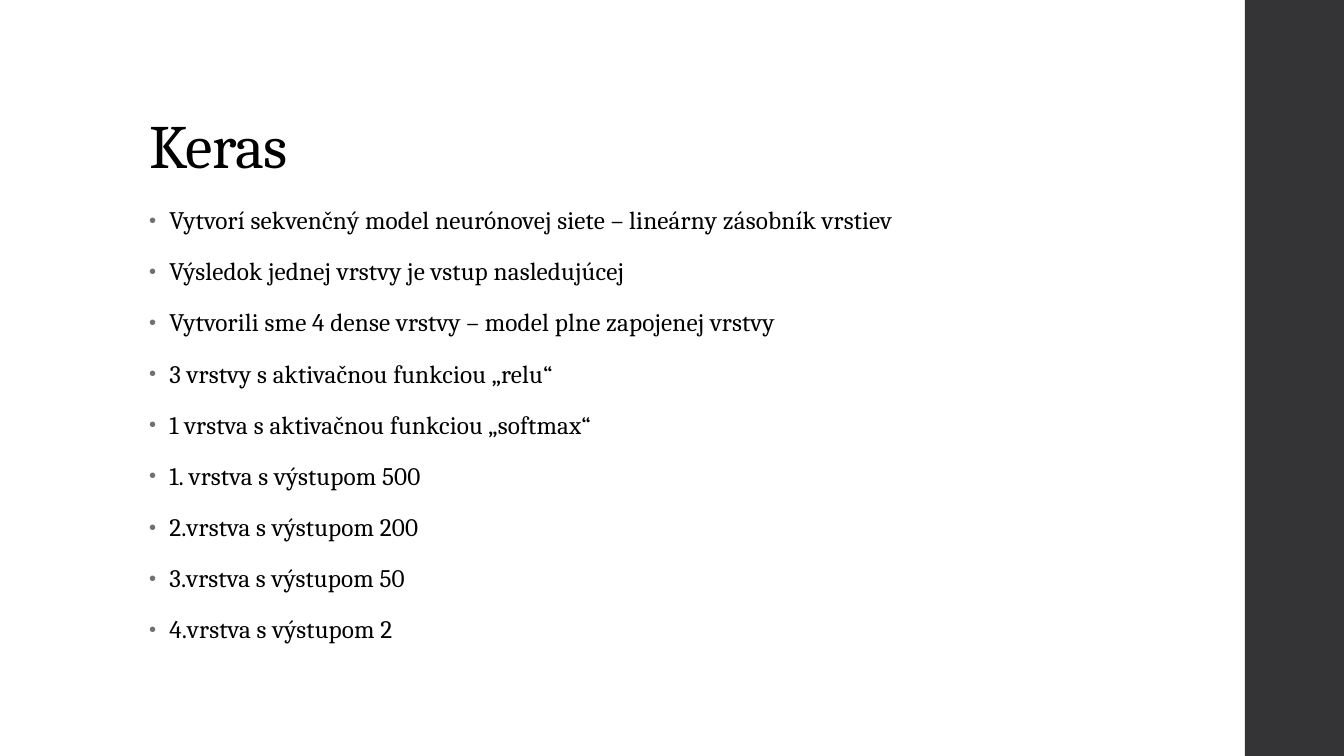
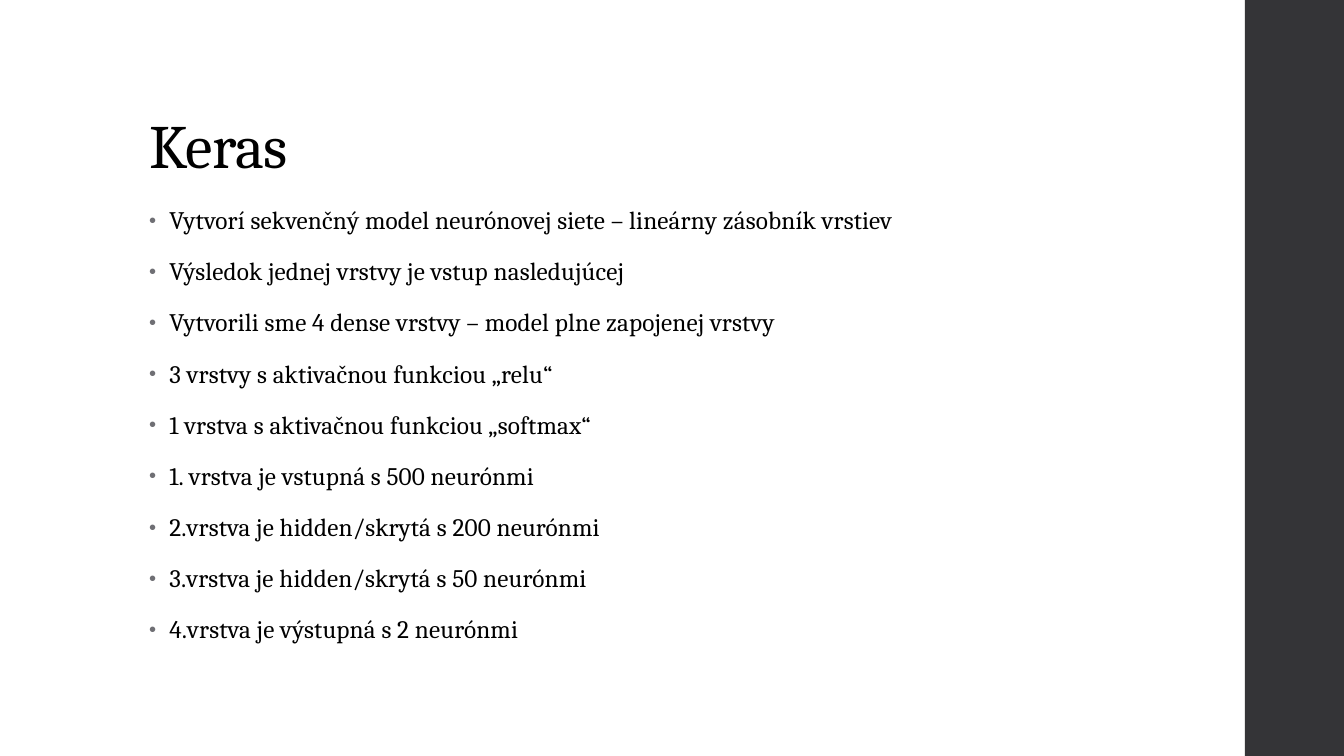
Before and after one commit to mvanko/Vanko_Martin_NS2021, a slide deck: slide 19 of Vanko Martin Predikcia zlyhania srdca.pptx. Drawn at 1344x756 pixels with LibreOffice and Linux fonts; fonts in the diff are those of the drawing. Boxes give left, top, right and bottom in pixels: in the first picture for what was removed or moved away, otherwise in the second. Text is boxed around its words. In the diff, an @@ line names an element or a change of style, - is before the commit and + after.

```diff
--- a/Vanko Martin Predikcia zlyhania srdca.pptx
+++ b/Vanko Martin Predikcia zlyhania srdca.pptx
@@ text at (169, 467, 600, 644): text changed @@
-• 1. vrstva s výstupom 500
-• 2.vrstva s výstupom 200
-• 3.vrstva s výstupom 50
-• 4.vrstva s výstupom 2
+• 1. vrstva je vstupná s 500 neurónmi
+• 2.vrstva je hidden/skrytá s 200 neurónmi
+• 3.vrstva je hidden/skrytá s 50 neurónmi
+• 4.vrstva je výstupná s 2 neurónmi
```
Also in this commit, not shown: 1 slide added, 2 other files.
